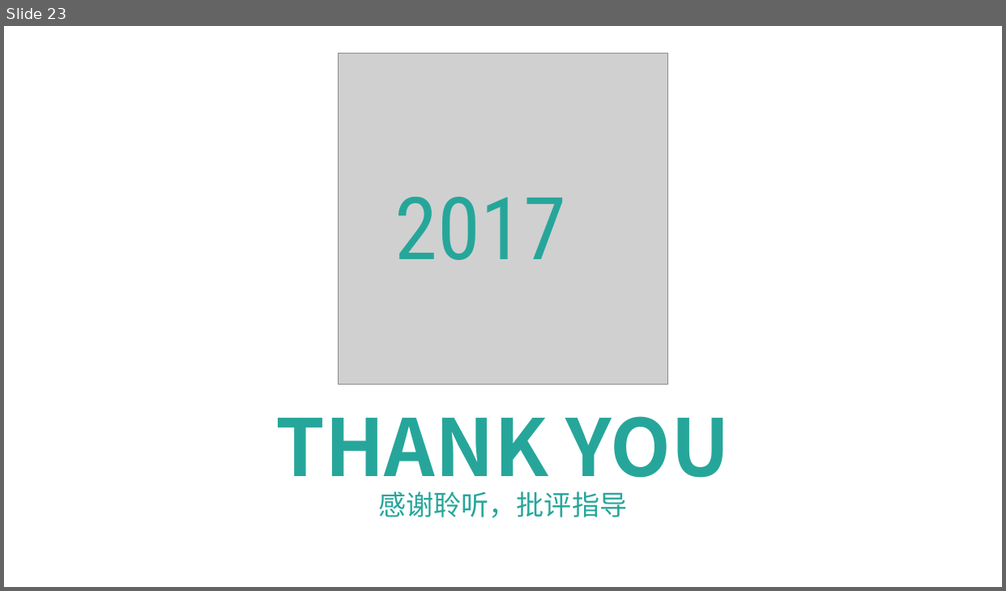
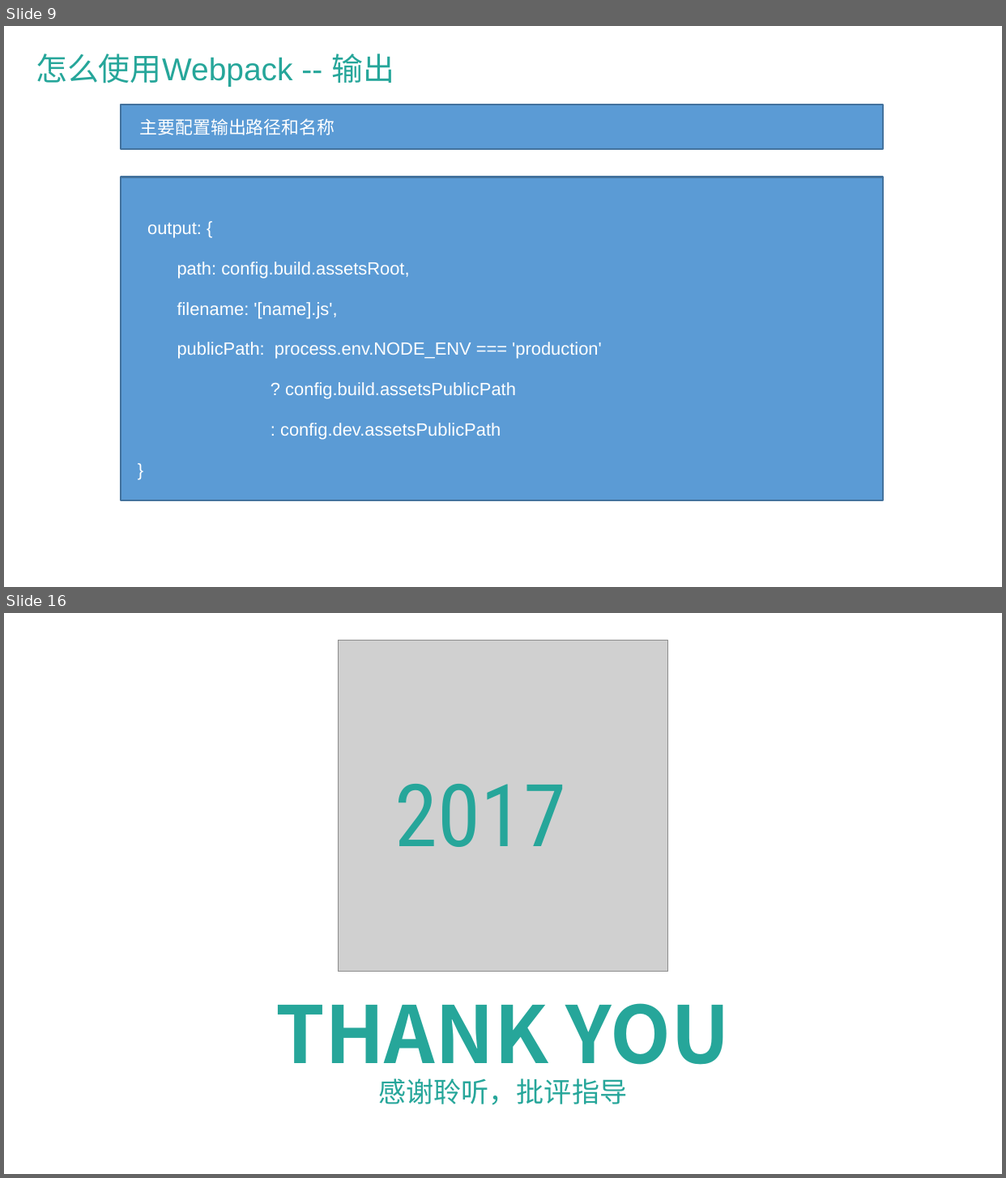
Before and after one commit to wangqiang66/webpack, a slide deck: Webpack简介.pptx. Shown one above the other, each under a label of ours: slide 23 before the commit, slides 9 and 16 after it; the slides between them are not shown. The pictures are 1006x591 and 1006x1178 pixels, drawn with LibreOffice and Linux fonts; fonts in the diff are those of the drawing; grey boxes stand for pictures; background and template pictures are left out. Boxes give left, top, right and bottom in pixels: in the first picture for what was removed or moved away, otherwise in the second. Text is boxed around its words. In the diff, an @@ line names an element or a change of style, - is before the commit and + after.

```diff
--- a/Webpack简介.pptx
+++ b/Webpack简介.pptx
@@ slide 9 added at (x1=4, y1=26, x2=1002, y2=587), background picture (left out) @@
@@ rectangle added at (x1=16, y1=41, x2=991, y2=572), fill #FFFFFF at 80% opacity @@
@@ text added at (x1=36, y1=54, x2=394, y2=87), 32 pt, text #26A69A @@
+怎么使用Webpack -- 输出
@@ rectangle added at (x1=121, y1=104, x2=884, y2=149), fill #5B9BD5, outline #43739E 2 pt, 18 pt, text #FFFFFF @@
+主要配置输出路径和名称
@@ rectangle added at (x1=121, y1=177, x2=884, y2=501), fill #5B9BD5, outline #43739E 2 pt, 18 pt, text #FFFFFF @@
+output: {
+path: config.build.assetsRoot,
+filename: '[name].js',
+publicPath: process.env.NODE_ENV === 'production'
+? config.build.assetsPublicPath
+: config.dev.assetsPublicPath
+}
@@ what was slide 23 is now slide 16 @@
```
Also in this commit, not shown: 1 slide changed, 7 other slides added, 16 slides removed, 1 other file.
